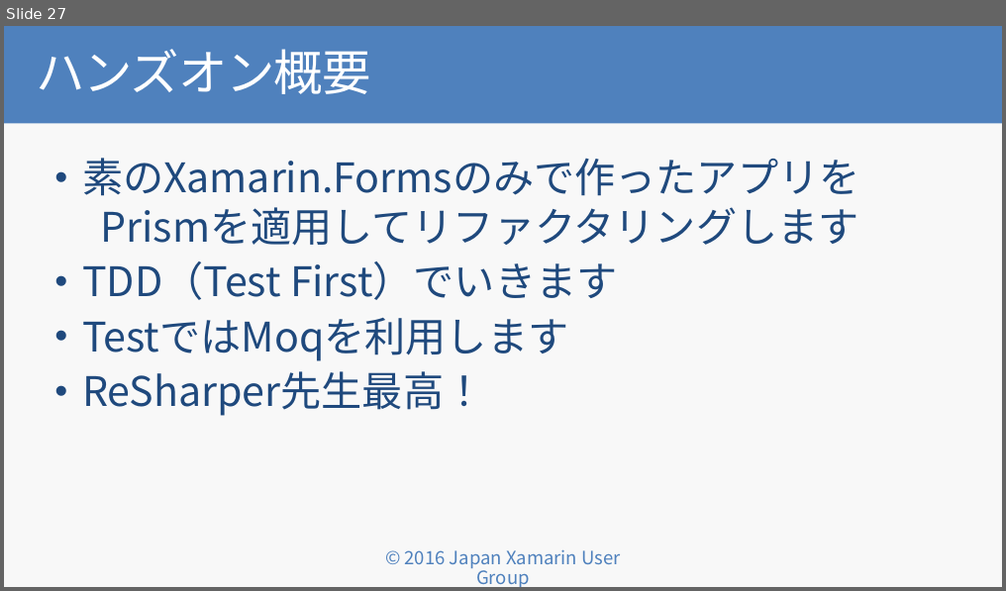
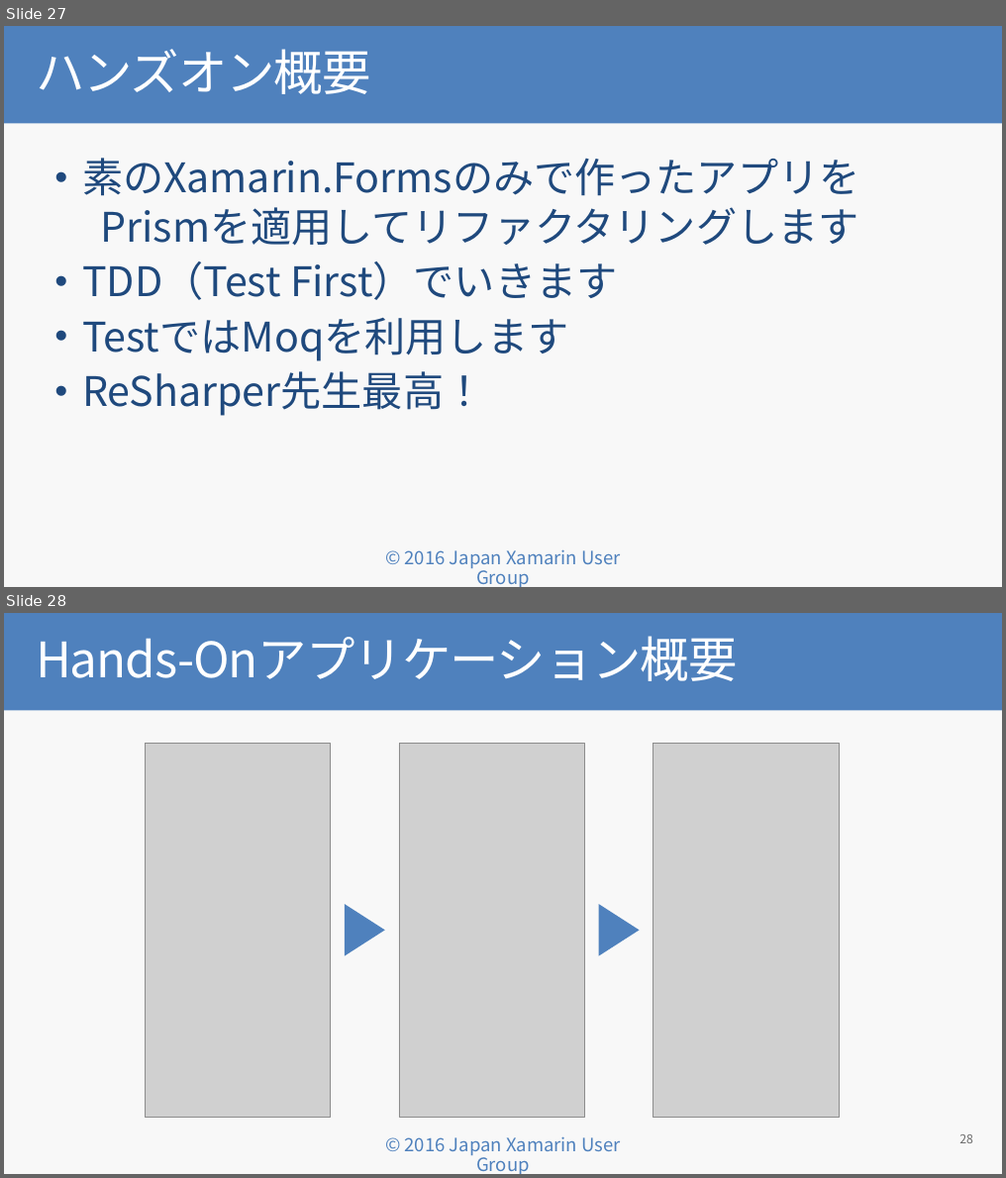
Before and after one commit to jxug/PrismAndMoqHansOn, a slide deck: docs/Why Prism for Xamarin.Forms.pptx. Shown one above the other, each under a label of ours: slide 27 before the commit, slides 27 and 28 after it. The pictures are 1006x591 and 1006x1178 pixels, drawn with LibreOffice and Linux fonts; fonts in the diff are those of the drawing; grey boxes stand for pictures; background and template pictures are left out. Boxes give left, top, right and bottom in pixels: in the first picture for what was removed or moved away, otherwise in the second. Text is boxed around its words. In the diff, an @@ line names an element or a change of style, - is before the commit and + after.

```diff
--- a/docs/Why Prism for Xamarin.Forms.pptx
+++ b/docs/Why Prism for Xamarin.Forms.pptx
@@ slide 28 added at bbox=[4, 613, 1002, 1174], background #F8F8F8; not listed: 1 template element that a slide beside it also shows @@
@@ title added at bbox=[4, 613, 1002, 711], fill #4F81BD, 48 pt, text #FFFFFF @@
+Hands-Onアプリケーション概要
@@ picture added at bbox=[145, 744, 331, 1118] @@
@@ picture added at bbox=[399, 744, 584, 1118] @@
@@ picture added at bbox=[653, 743, 839, 1117] @@
@@ triangle added at bbox=[345, 904, 385, 957], fill #4F81BD @@
@@ triangle added at bbox=[599, 904, 640, 957], fill #4F81BD @@
@@ page number added at bbox=[959, 1135, 973, 1144], 12 pt, text #6D6D6D @@
+28
```
Also in this commit, not shown: 3 slides changed, 2 slides removed, 1 other file.
